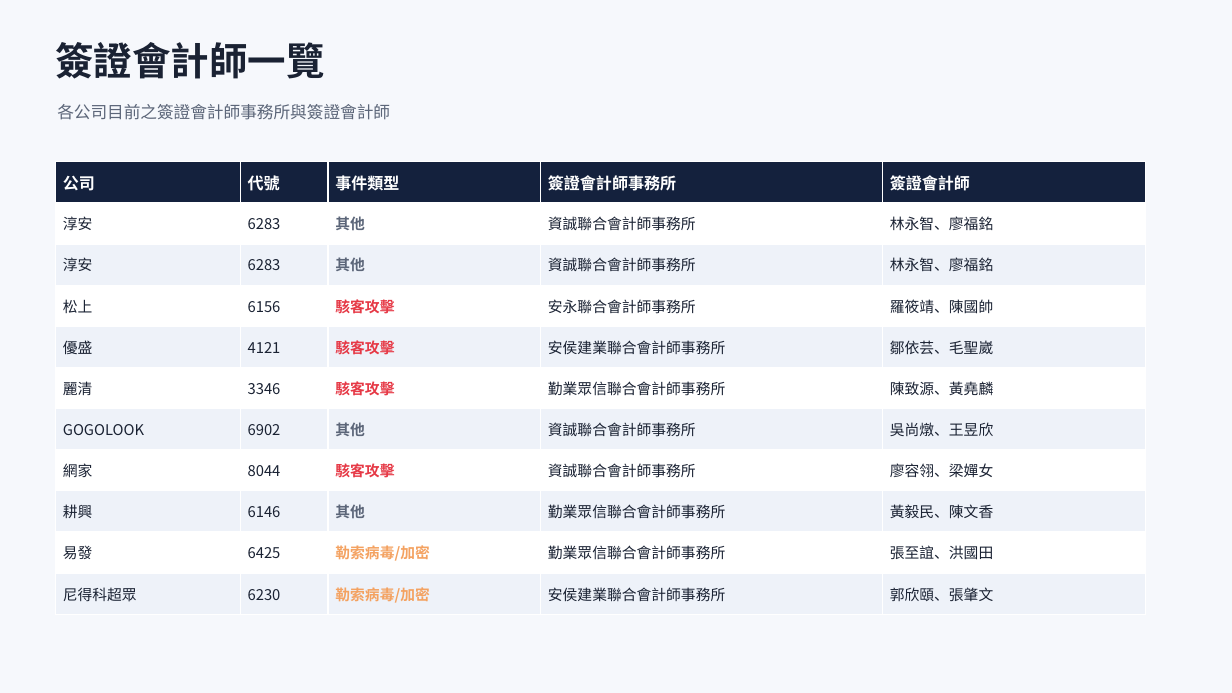
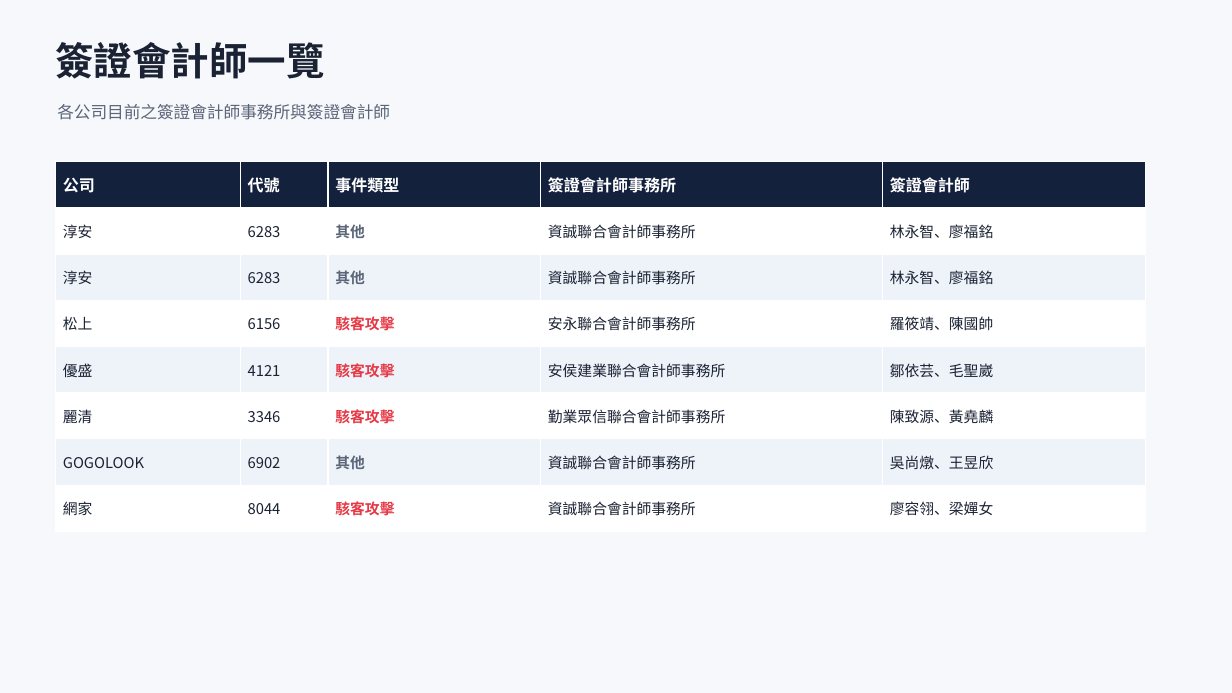
Before and after one commit to Johnnylin77/mops-isec-monitor, a slide deck: slide 4 of 資安事件因應分析.pptx. Drawn at 1232x693 pixels with LibreOffice and Linux fonts; fonts in the diff are those of the drawing. Boxes give left, top, right and bottom in pixels: in the first picture for what was removed or moved away, otherwise in the second. Text is boxed around its words. In the diff, an @@ line names an element or a change of style, - is before the commit and + after.

```diff
--- a/資安事件因應分析.pptx
+++ b/資安事件因應分析.pptx
@@ table at (55,162,1146,531) @@
-row 9: 耕興 | 6146 | 其他 | 勤業眾信聯合會計師事務所 | 黃毅民、陳文香
-row 10: 易發 | 6425 | 勒索病毒/加密 | 勤業眾信聯合會計師事務所 | 張至誼、洪國田
-row 11: 尼得科超眾 | 6230 | 勒索病毒/加密 | 安侯建業聯合會計師事務所 | 郭欣頤、張肇文
```
Also in this commit, not shown: 4 other slides changed, 1 slide removed, 2 other files.
